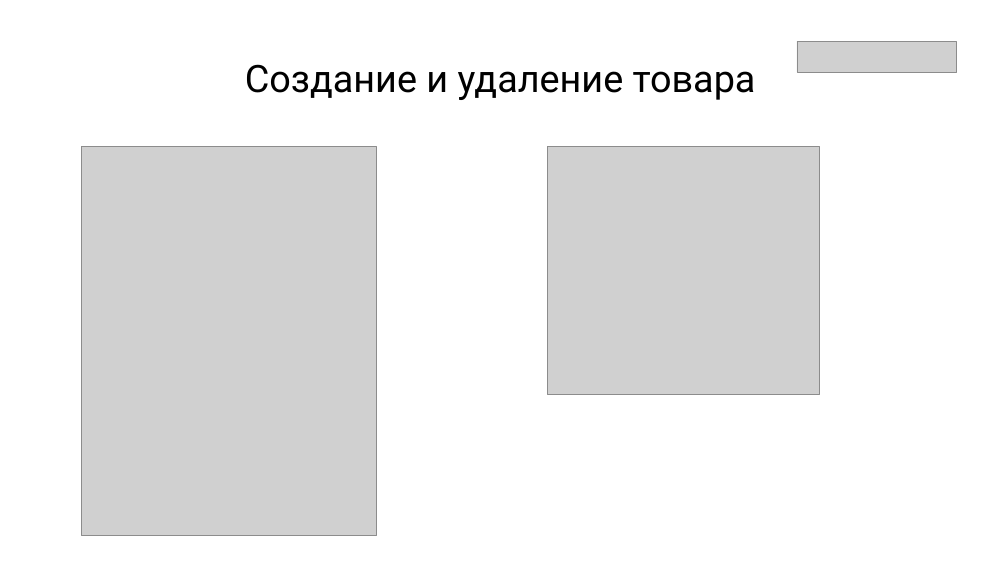
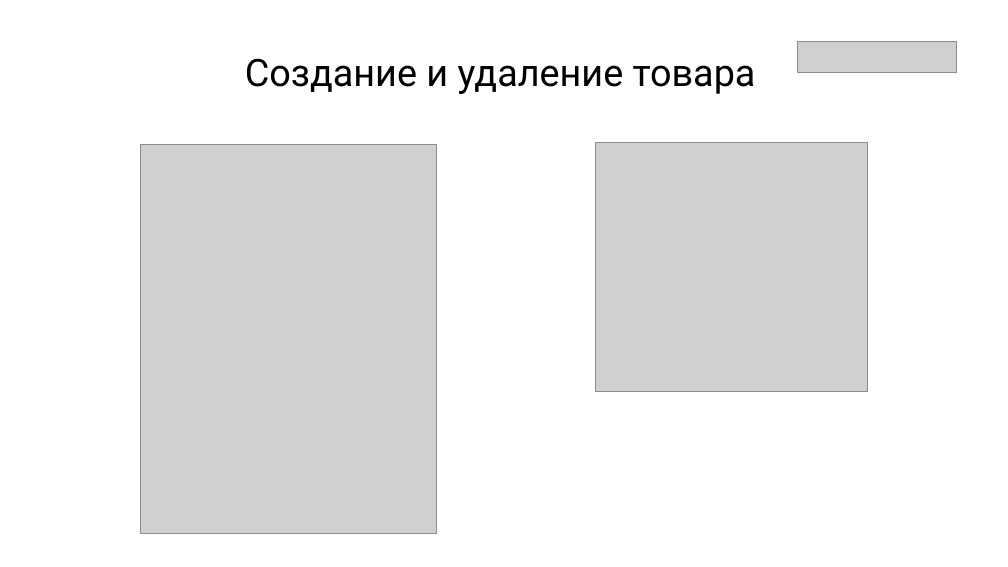
Before and after one commit to asikpro13/ProjectLyceym, a slide deck: slide 8 of Представление Мазурек Вадим.pptx. Drawn at 1008x567 pixels with LibreOffice and Linux fonts; fonts in the diff are those of the drawing; grey boxes stand for pictures. Boxes give left, top, right and bottom in pixels: in the first picture for what was removed or moved away, otherwise in the second. Text is boxed around its words. In the diff, an @@ line names an element or a change of style, - is before the commit and + after.

```diff
--- a/Представление Мазурек Вадим.pptx
+++ b/Представление Мазурек Вадим.pptx
@@ text "Создание и удаление товара": place and size @@
-text "Создание и удаление товара" at [245,64,756,100]
+text "Создание и удаление товара" at [245,58,756,94]
@@ picture: place and size @@
-picture at [82,147,377,536]
+picture at [141,144,436,534]
@@ picture: place and size @@
-picture at [548,147,820,395]
+picture at [596,143,868,391]
```
Also in this commit, not shown: 7 other slides changed.
